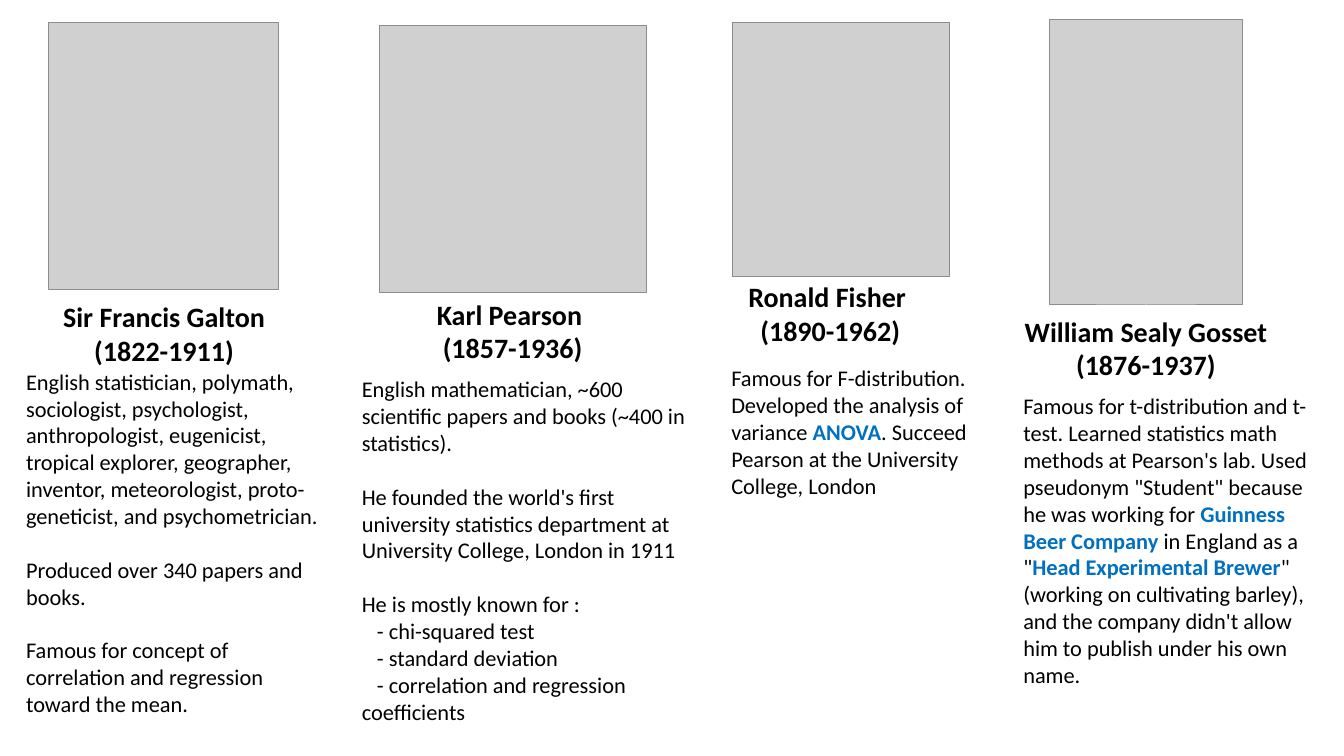
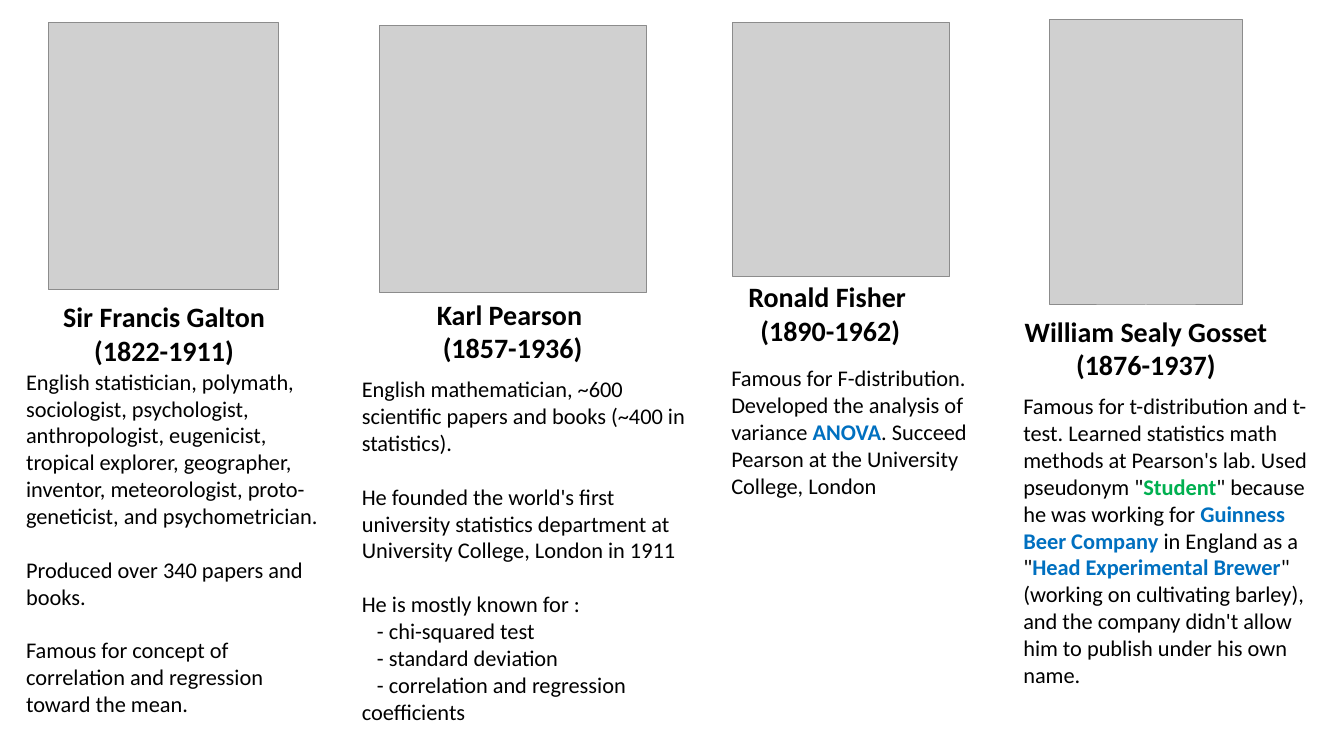
Before and after one commit to lselector/statistics, a slide deck: slide 14 of statistics_12_History.pptx. Drawn at 1344x756 pixels with LibreOffice and Linux fonts; fonts in the diff are those of the drawing; grey boxes stand for pictures. Boxes give left, top, right and bottom in pixels: in the first picture for what was removed or moved away, otherwise in the second. Text is boxed around its words. In the diff, an @@ line names an element or a change of style, - is before the commit and + after.

```diff
--- a/statistics_12_History.pptx
+++ b/statistics_12_History.pptx
@@ text "Famous for t-distribution and t-test. ..." at (1023,398,1307,683): text colour #000000 to #00B050, bold on in ""Student"" @@
```
Also in this commit, not shown: 1 other slide changed, 1 other file.
